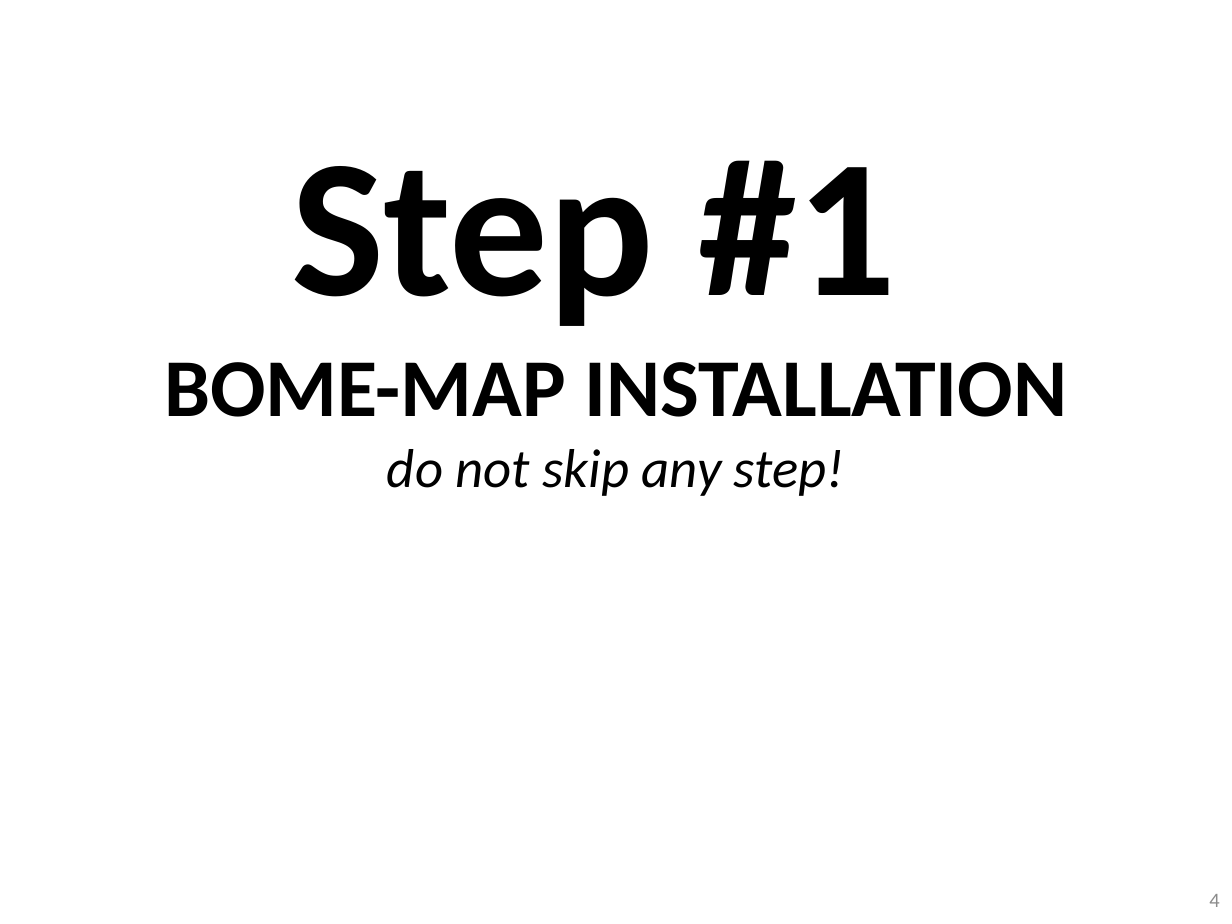
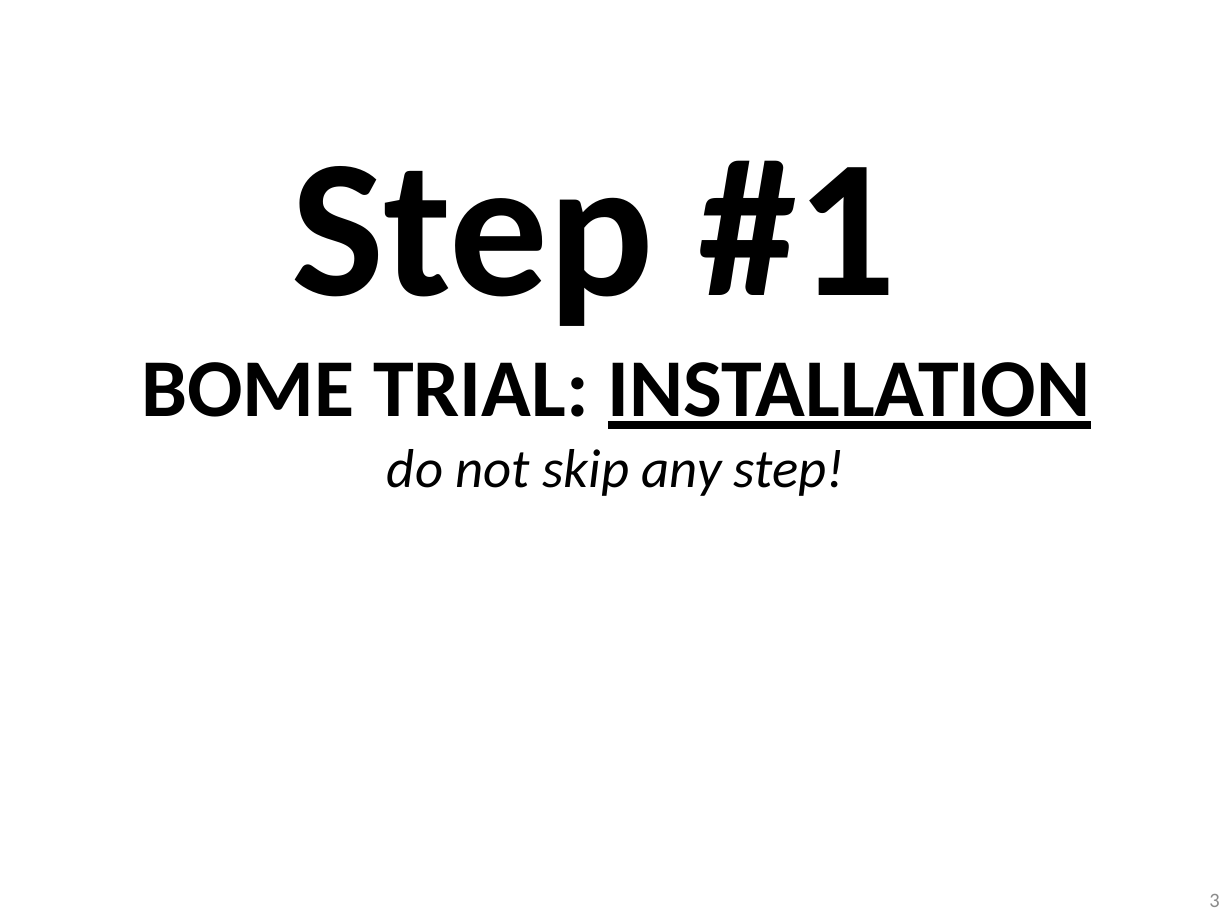
Before and after one commit to pestrela/music, a slide deck: slide 3 of traktor/mapping_ddj_1000/Support files/Source files/DDJ-1000 - Installation Guide.pptx (slide 4 before the commit). Drawn at 1232x924 pixels with LibreOffice and Linux fonts; fonts in the diff are those of the drawing. Boxes give left, top, right and bottom in pixels: in the first picture for what was removed or moved away, otherwise in the second. Text is boxed around its words. In the diff, an @@ line names an element or a change of style, - is before the commit and + after.

```diff
--- a/traktor/mapping_ddj_1000/Support files/Source files/DDJ-1000 - Installation Guide.pptx
+++ b/traktor/mapping_ddj_1000/Support files/Source files/DDJ-1000 - Installation Guide.pptx
@@ text at bbox=[141, 362, 1090, 496]: text changed @@
-BOME-MAP INSTALLATION
-do not skip any step!
+BOME TRIAL: INSTALLATION
+do not skip any step!
@@ page number at bbox=[1209, 894, 1219, 907]: text changed @@
-4
+3
```
Also in this commit, not shown: 8 other slides changed, 5 slides added, 3 other files.
